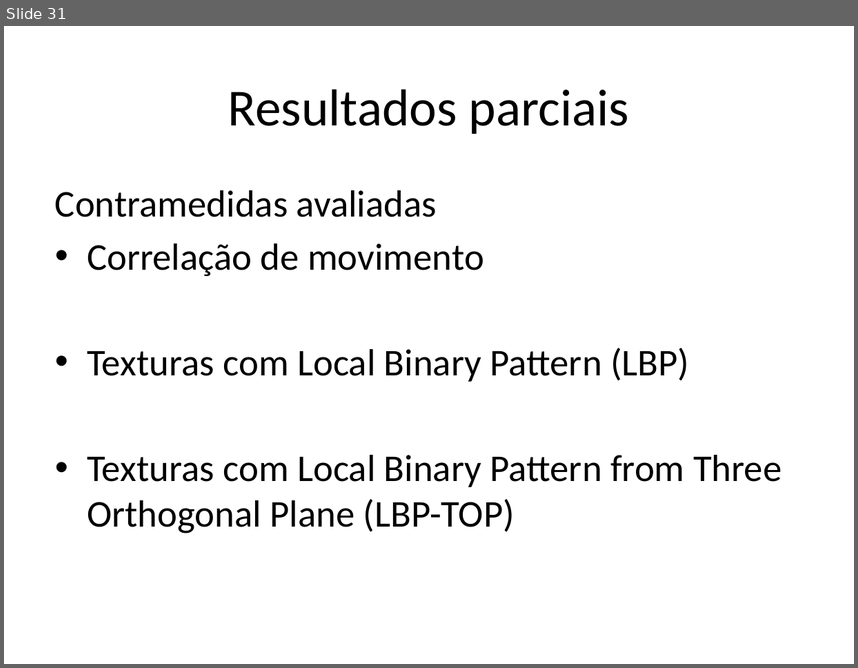
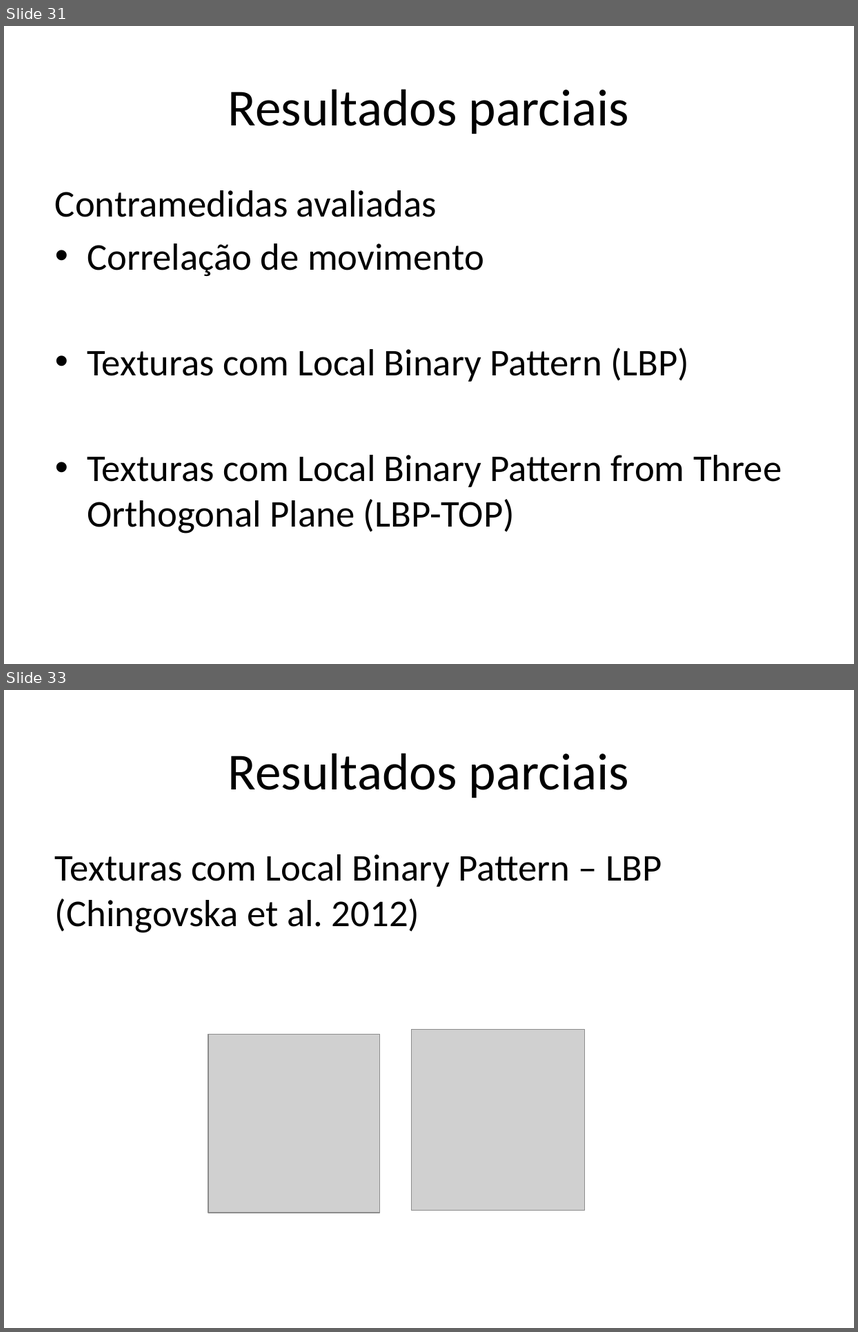
Before and after one commit to tiagofrepereira2012/masters_thesis, a slide deck: qualification/presentation/Presentation.pptx. Shown one above the other, each under a label of ours: slide 31 before the commit, slides 31 and 33 after it; the slides between them are not shown. The pictures are 858x668 and 858x1332 pixels, drawn with LibreOffice and Linux fonts; fonts in the diff are those of the drawing; grey boxes stand for pictures. Boxes give left, top, right and bottom in pixels: in the first picture for what was removed or moved away, otherwise in the second. Text is boxed around its words. In the diff, an @@ line names an element or a change of style, - is before the commit and + after.

```diff
--- a/qualification/presentation/Presentation.pptx
+++ b/qualification/presentation/Presentation.pptx
@@ slide 33 added at (x1=4, y1=690, x2=854, y2=1328), background #FFFFFF @@
@@ title added at (x1=228, y1=753, x2=629, y2=798), 44 pt, text #000000 @@
+Resultados parciais
@@ text added at (x1=55, y1=854, x2=662, y2=933), 32 pt, text #000000 @@
+Texturas com Local Binary Pattern – LBP (Chingovska et al. 2012)
@@ picture added at (x1=208, y1=1034, x2=380, y2=1212) @@
@@ picture added at (x1=411, y1=1029, x2=584, y2=1210) @@
```
Also in this commit, not shown: 10 slides changed, 6 other slides added, 2 slides removed.
